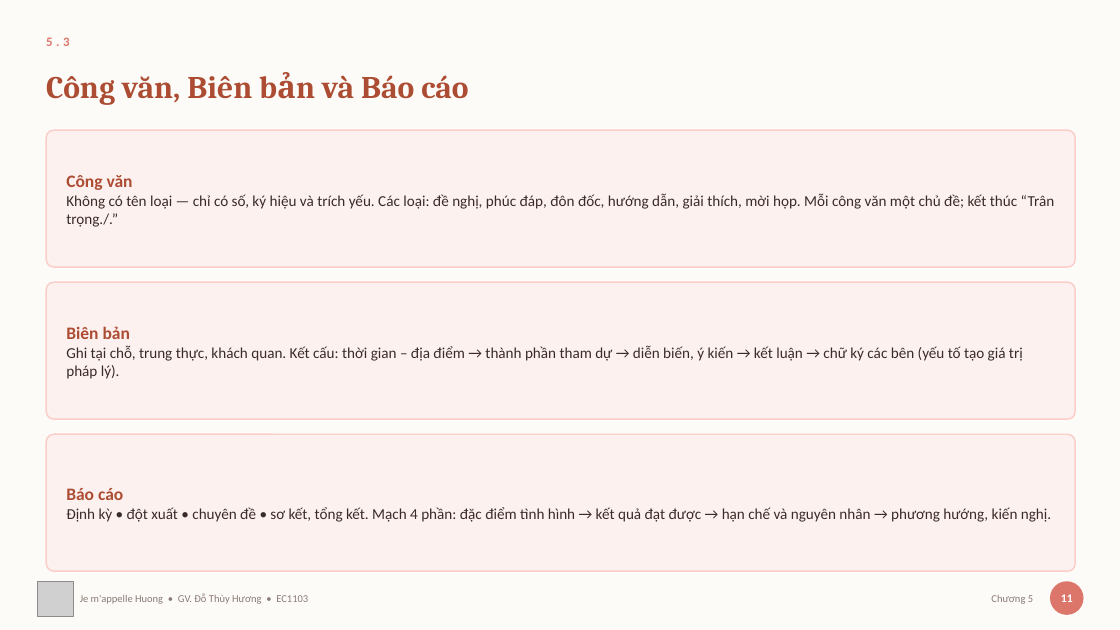
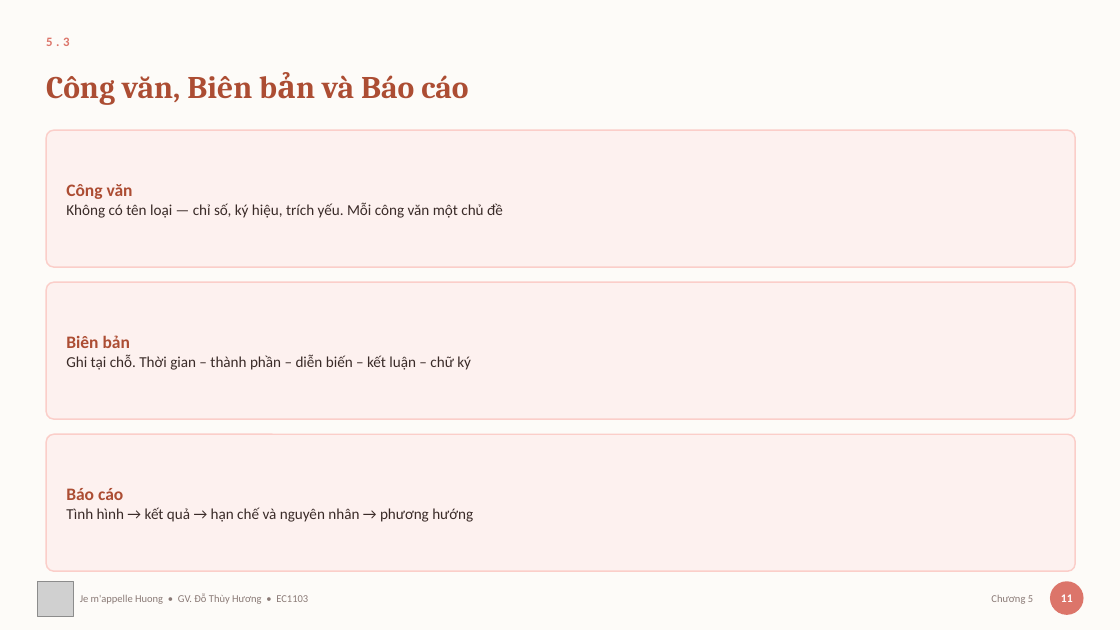
Before and after one commit to thuyhuongctu/ComDraft, a slide deck: slide 14 of slides/05-soan-thao-van-ban.pptx. Drawn at 1120x630 pixels with LibreOffice and Linux fonts; fonts in the diff are those of the drawing; grey boxes stand for pictures. Boxes give left, top, right and bottom in pixels: in the first picture for what was removed or moved away, otherwise in the second. Text is boxed around its words. In the diff, an @@ line names an element or a change of style, - is before the commit and + after.

Commit message:
Bớt chữ trên slide Chương 3, 4 và 5
Tiếp đợt bớt chữ, vẫn theo quy ước Chương 1 đã đặt: thân thẻ rút từ câu văn
28–41 chữ xuống cụm 8–14 chữ, đoạn văn bị rút đưa vào ghi chú giảng bài dưới
mục "NÓI ĐỦ Ý (phần đã rút khỏi slide)".

                trước      sau
  Chương 3      97,0  →   80,1 chữ/slide
  Chương 4      98,9  →   82,5
  Chương 5      91,8  →   78,9

Cả năm chương bài giảng nay nằm trong khoảng 76–83 chữ mỗi slide, thay vì
95–105 như trước.

91 thân thẻ đổi chữ, 20 khối NÓI ĐỦ Ý thêm vào ghi chú.

Không đụng tới slide hoạt động nhóm và slide bài tập — những slide ấy giao
nhiệm vụ cho sinh viên nên phải viết đủ, rút gọn là mất thông tin. Cũng
không đụng năm slide đã thay bằng hình, vì chữ trên đó bị add_images.py xoá
lúc dựng.

Đã chạy lại xuat_slide.py, 131 ảnh trong ứng dụng khớp bộ slide mới. Nâng
PHIEN_BAN lên comdraft-v20. Bộ kiểm tra 24/24.

Còn lại: ba bài thực hành (bai-2 vẫn 111 chữ/slide, dày nhất), và bộ slide
tiếng Anh.

```diff
--- a/slides/05-soan-thao-van-ban.pptx
+++ b/slides/05-soan-thao-van-ban.pptx
@@ text at box(66, 202, 503, 218): text changed @@
-Không có tên loại — chỉ có số, ký hiệu và trích yếu. Các loại: đề nghị, phúc đáp, đôn đốc, hướng dẫn, giải thích, mời họp. Mỗi công văn một chủ đề; kết thúc “Trân trọng./.”
+Không có tên loại — chỉ số, ký hiệu, trích yếu. Mỗi công văn một chủ đề
@@ text at box(66, 354, 471, 370): text changed @@
-Ghi tại chỗ, trung thực, khách quan. Kết cấu: thời gian – địa điểm → thành phần tham dự → diễn biến, ý kiến → kết luận → chữ ký các bên (yếu tố tạo giá trị pháp lý).
+Ghi tại chỗ. Thời gian – thành phần – diễn biến – kết luận – chữ ký
@@ text at box(66, 507, 473, 522): text changed @@
-Định kỳ • đột xuất • chuyên đề • sơ kết, tổng kết. Mạch 4 phần: đặc điểm tình hình → kết quả đạt được → hạn chế và nguyên nhân → phương hướng, kiến nghị.
+Tình hình → kết quả → hạn chế và nguyên nhân → phương hướng
```
Also in this commit, not shown: 6 other slides changed, 30 other files.
